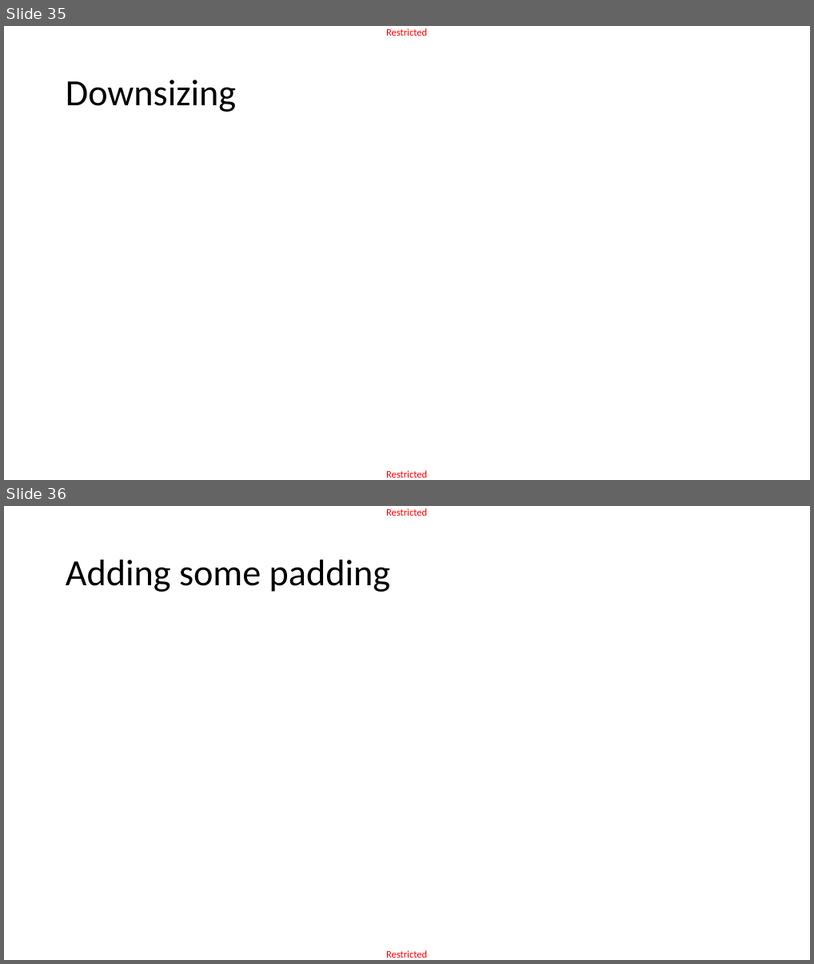
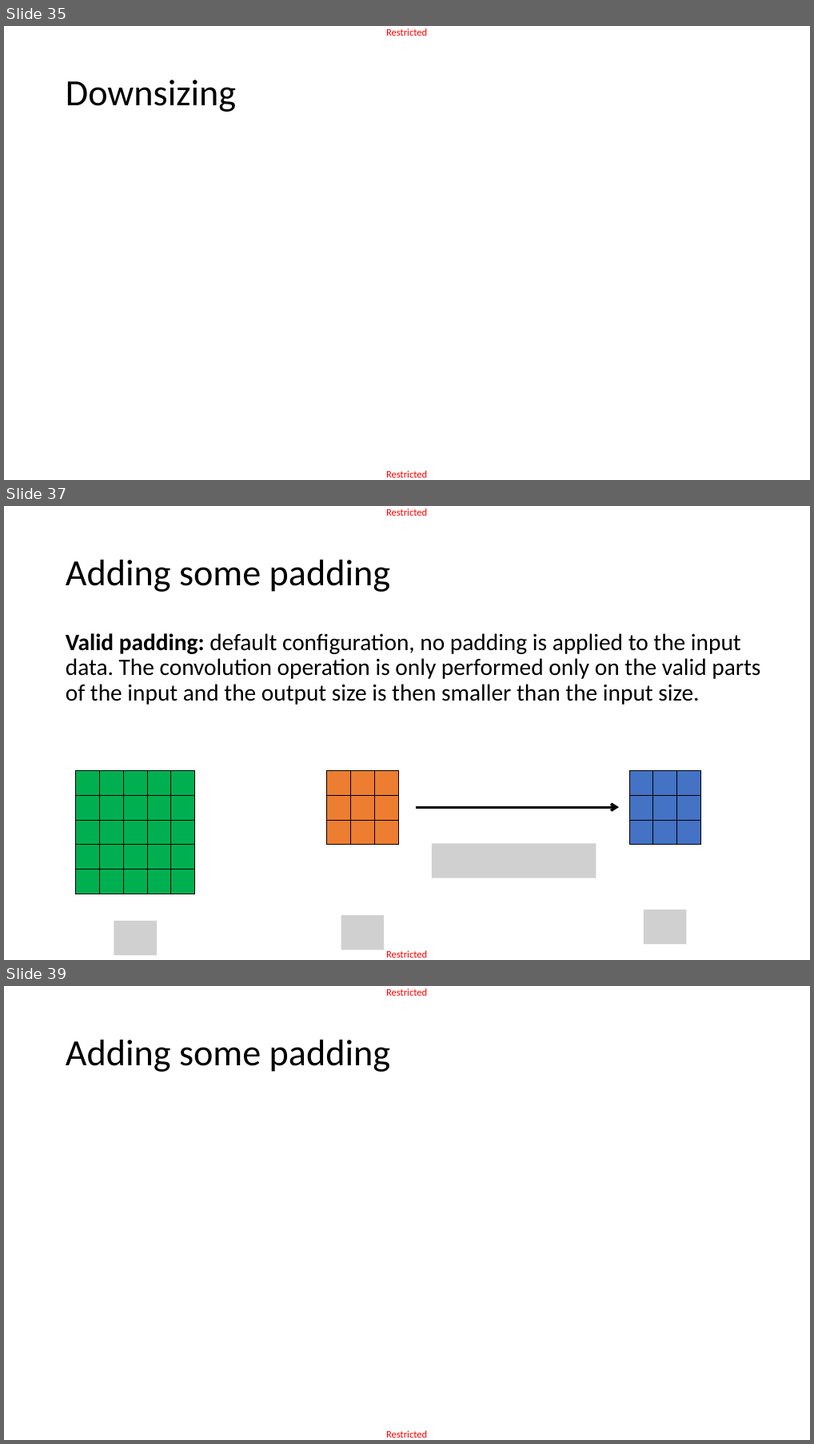
Before and after one commit to matthieudemari/SUTD_DL_50_039, a slide deck: W4/0. All/W4.pptx. Shown one above the other, each under a label of ours: slides 35 and 36 before the commit, slides 35, 37 and 39 after it; the slides between them are not shown. The pictures are 814x964 and 814x1444 pixels, drawn with LibreOffice and Linux fonts; fonts in the diff are those of the drawing; grey boxes stand for pictures. Boxes give left, top, right and bottom in pixels: in the first picture for what was removed or moved away, otherwise in the second. Text is boxed around its words. In the diff, an @@ line names an element or a change of style, - is before the commit and + after.

```diff
--- a/W4/0. All/W4.pptx
+++ b/W4/0. All/W4.pptx
@@ slide 37 added at (4, 506, 810, 960), background #FFFFFF; not listed: 2 template elements that a slide beside it also shows @@
@@ title added at (66, 560, 390, 592), 44 pt, text #000000 @@
+Adding some padding
@@ text added at (66, 633, 761, 704), 28 pt, text #000000 @@
+Valid padding: default configuration, no padding is applied to the input data. The convolution operation is only performed only on the valid parts of the input and the output size is then smaller than the input size.
@@ table added at (76, 771, 194, 892), 5 rows, 5 columns @@
+ |  |  |  | 
+ |  |  |  | 
+ |  |  |  | 
+ |  |  |  | 
+ |  |  |  | 
@@ table added at (327, 770, 398, 843), 3 rows, 3 columns @@
+ |  | 
+ |  | 
+ |  | 
@@ table added at (630, 770, 700, 843), 3 rows, 3 columns @@
+ |  | 
+ |  | 
+ |  | 
@@ arrow added from (416, 807) to (619, 807), #000000 3 pt @@
@@ picture added at (432, 843, 596, 877) @@
@@ picture added at (644, 909, 687, 944) @@
@@ picture added at (114, 920, 157, 955) @@
@@ picture added at (342, 915, 385, 949) @@
@@ what was slide 36 is now slide 39 @@
```
Also in this commit, not shown: 7 slides changed, 34 other slides added, 3 slides removed, 9 other files.
